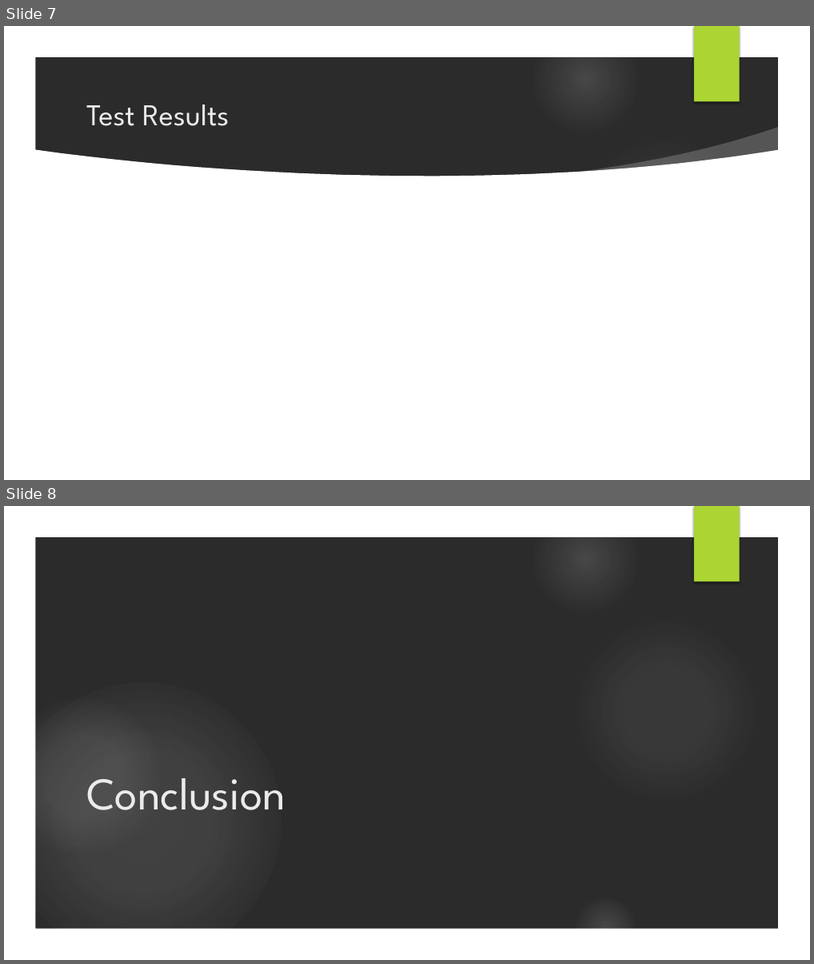
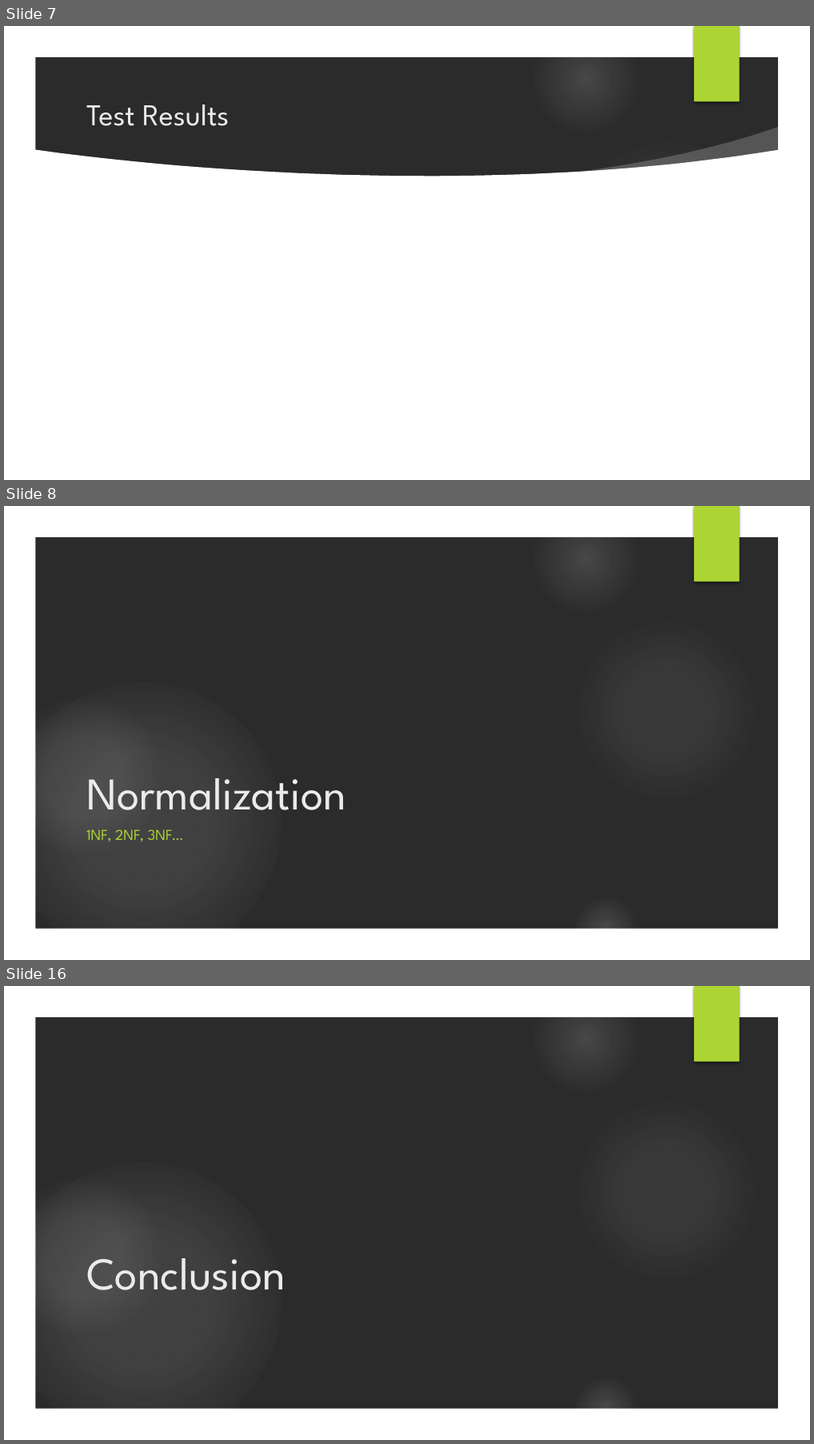
Before and after one commit to edmolloy/sq_proj, a slide deck: Presentation.pptx. Shown one above the other, each under a label of ours: slides 7 and 8 before the commit, slides 7, 8 and 16 after it; the slides between them are not shown. The pictures are 814x964 and 814x1444 pixels, drawn with LibreOffice and Linux fonts; fonts in the diff are those of the drawing; background and template pictures are left out; a plain dark background stands for a picture behind light text. Boxes give left, top, right and bottom in pixels: in the first picture for what was removed or moved away, otherwise in the second. Text is boxed around its words. In the diff, an @@ line names an element or a change of style, - is before the commit and + after.

Commit message:
Added some slides

```diff
--- a/Presentation.pptx
+++ b/Presentation.pptx
@@ slide 8 added at <box>4,506,810,960</box>, background picture (left out); not listed: 7 template elements that a slide beside it also shows @@
@@ title added at <box>86,778,346,810</box>, 54 pt, text #EBEBEB @@
+Normalization
@@ subtitle added at <box>86,829,184,841</box>, 18 pt, text #ACD433 @@
+1NF, 2NF, 3NF…
@@ what was slide 8 is now slide 16 @@
```
Also in this commit, not shown: 7 other slides added.
